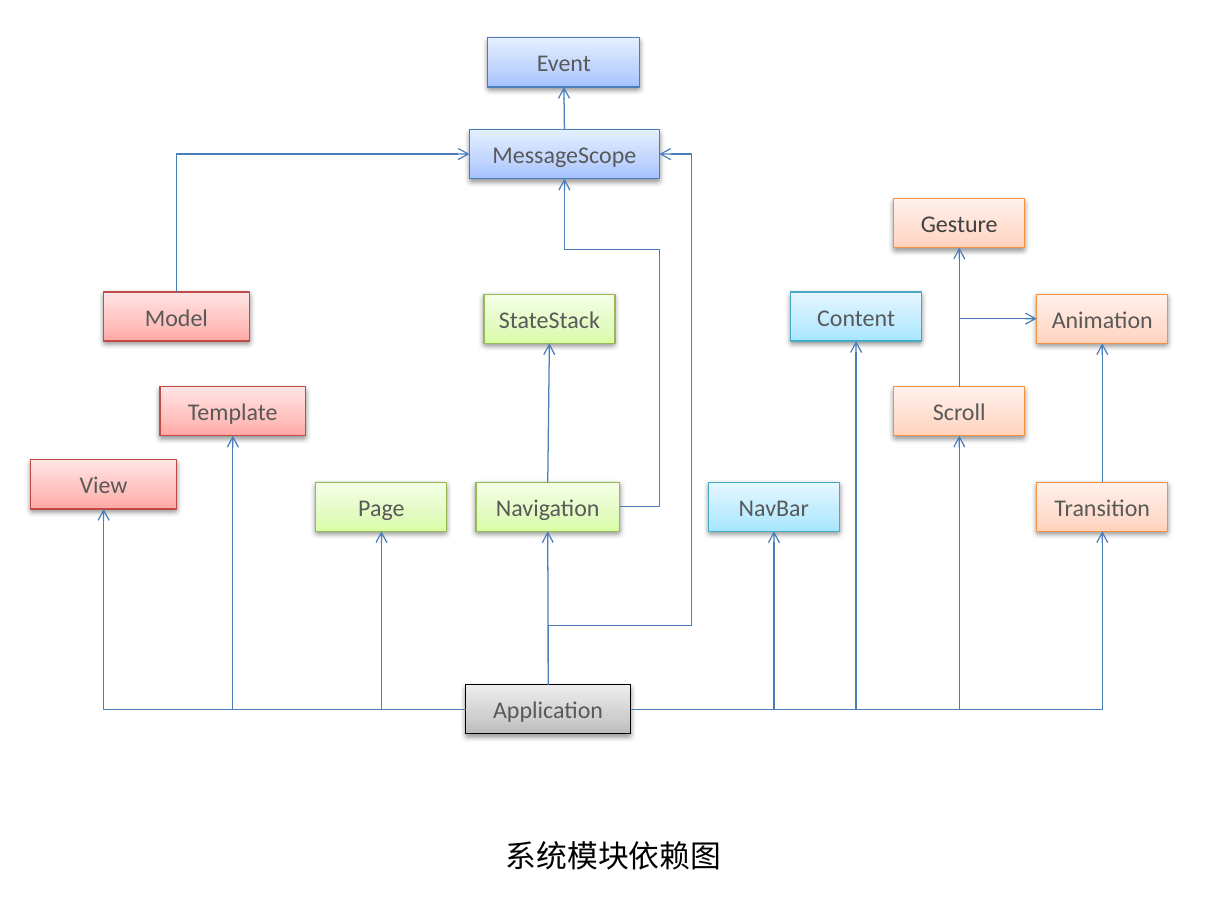
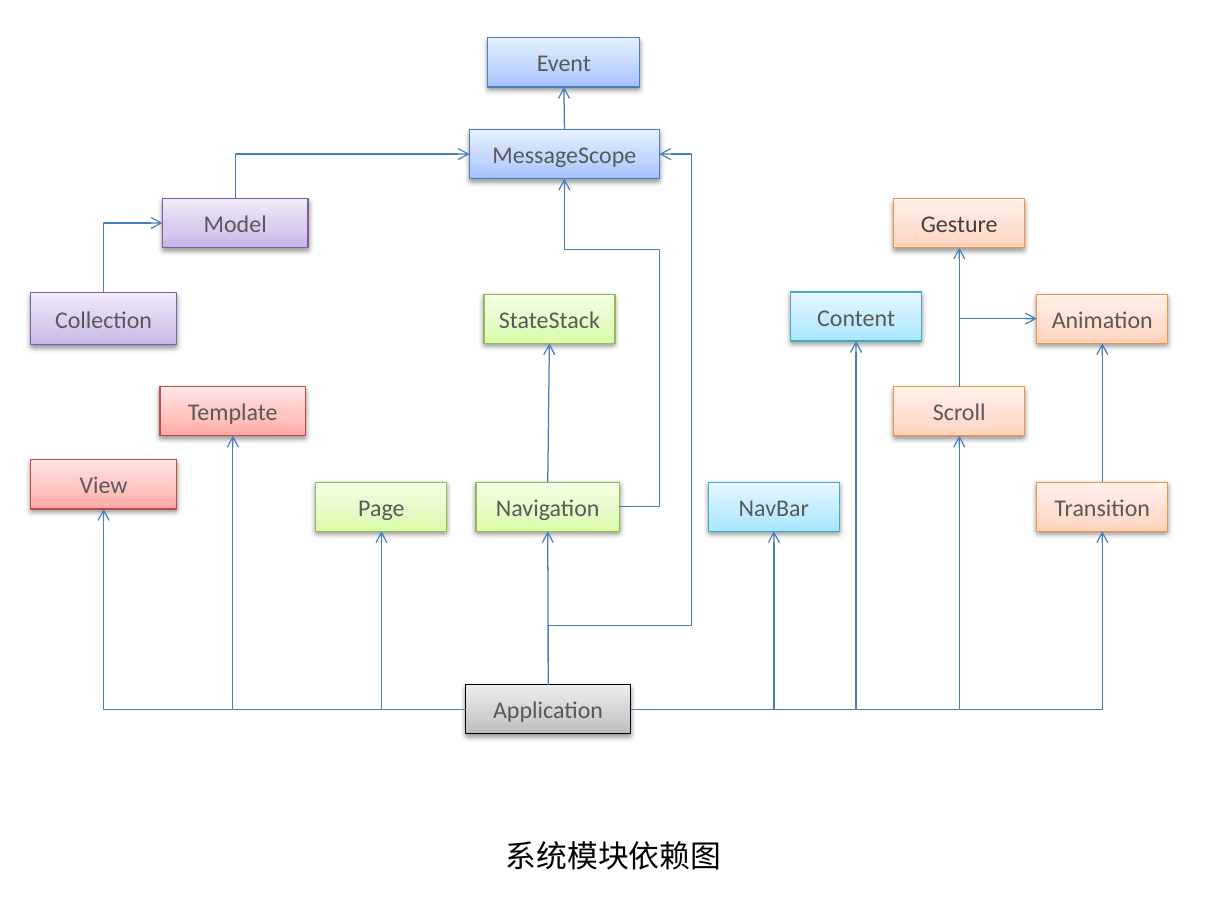
Before and after one commit to mixteam/mixsln, a slide deck: slide 1 of doc/design.pptx. Drawn at 1232x924 pixels with LibreOffice and Linux fonts; fonts in the diff are those of the drawing. Boxes give left, top, right and bottom in pixels: in the first picture for what was removed or moved away, otherwise in the second. Text is boxed around its words. In the diff, an @@ line names an element or a change of style, - is before the commit and + after.

```diff
--- a/doc/design.pptx
+++ b/doc/design.pptx
@@ elbow arrow moved from (176, 292) - (469, 154) to (235, 198) - (469, 154) @@
@@ rectangle "Model" moved from (x1=103, y1=292, x2=249, y2=341) to (x1=163, y1=198, x2=308, y2=248) @@
@@ rectangle "Model" at (x1=163, y1=198, x2=308, y2=248): fill gradient #FFA6A5 to #FFC0BF to #FFE7E7 to gradient #C9B5E8 to #D8CBEE to #F0EAF9; outline #BF4C48 0.75 pt to #7D60A0 0.75 pt @@
@@ elbow arrow added from (103, 293) to (163, 223), #4B7EBC 0.75 pt @@
@@ rectangle added at (x1=31, y1=293, x2=176, y2=345), fill gradient #C9B5E8 to #D8CBEE to #F0EAF9, outline #7D60A0 0.75 pt, 14 pt, text #595959 @@
+Collection
```
Also in this commit, not shown: 10 other files.
